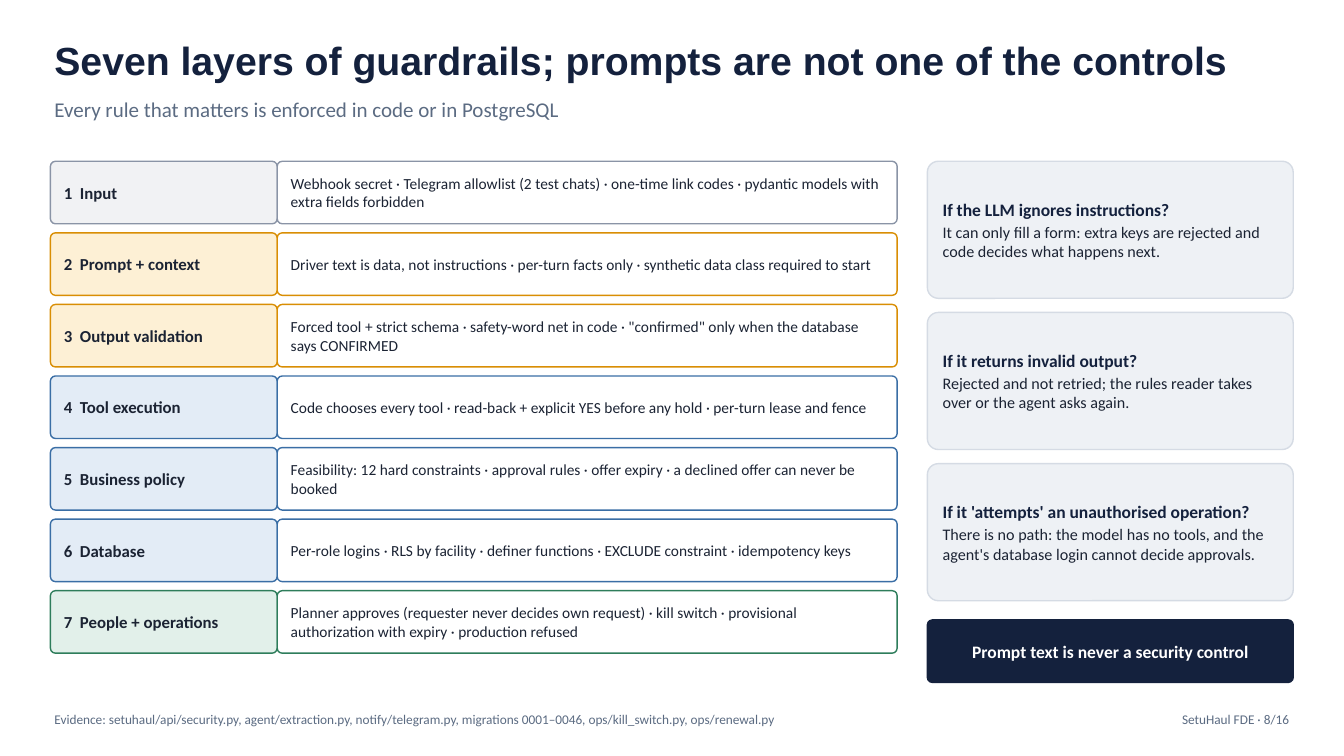
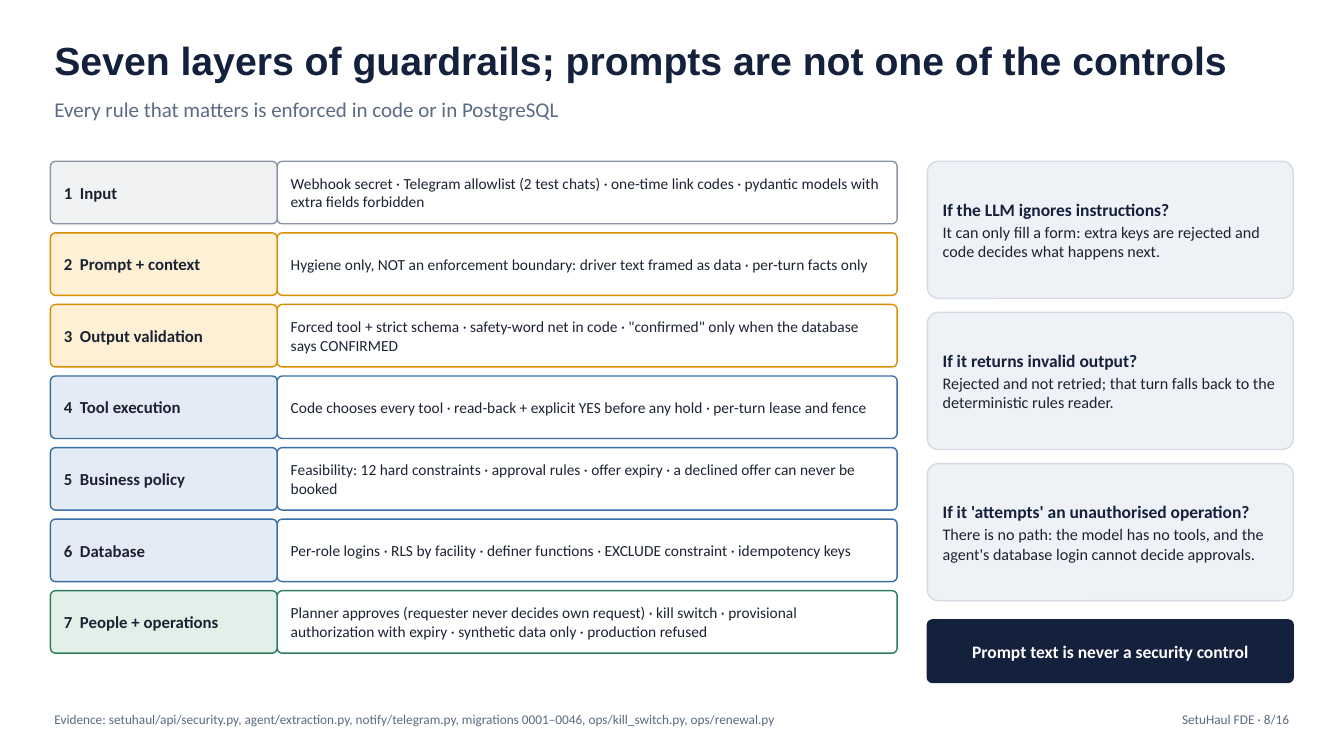
Before and after one commit to amolam/setuhaul-logistics, a slide deck: slide 8 of artifacts/fde-demo/SetuHaul_FDE_Demo.pptx. Drawn at 1344x756 pixels with LibreOffice and Linux fonts; fonts in the diff are those of the drawing. Boxes give left, top, right and bottom in pixels: in the first picture for what was removed or moved away, otherwise in the second. Text is boxed around its words. In the diff, an @@ line names an element or a change of style, - is before the commit and + after.

```diff
--- a/artifacts/fde-demo/SetuHaul_FDE_Demo.pptx
+++ b/artifacts/fde-demo/SetuHaul_FDE_Demo.pptx
@@ text in rounded rectangle at <box>291,259,868,273</box>: text changed @@
-Driver text is data, not instructions · per-turn facts only · synthetic data class required to start
+Hygiene only, NOT an enforcement boundary: driver text framed as data · per-turn facts only
@@ text in rounded rectangle at <box>943,378,1275,408</box>: text changed @@
-Rejected and not retried; the rules reader takes over or the agent asks again.
+Rejected and not retried; that turn falls back to the deterministic rules reader.
@@ text in rounded rectangle at <box>291,607,797,640</box>: text changed @@
-Planner approves (requester never decides own request) · kill switch · provisional authorization with expiry · production refused
+Planner approves (requester never decides own request) · kill switch · provisional authorization with expiry · synthetic data only · production refused
```
Also in this commit, not shown: 11 other slides changed, 22 other files.
